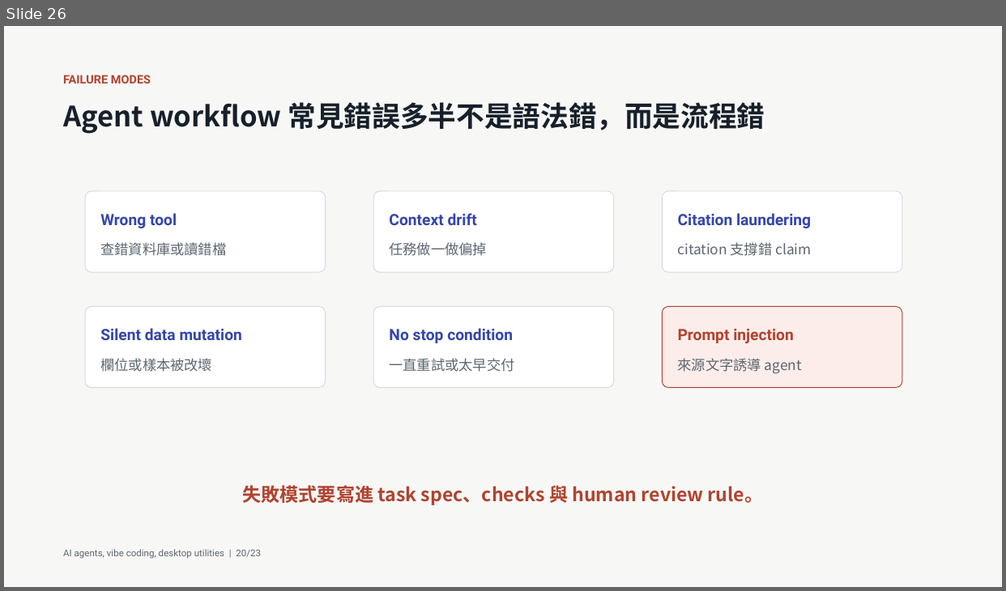
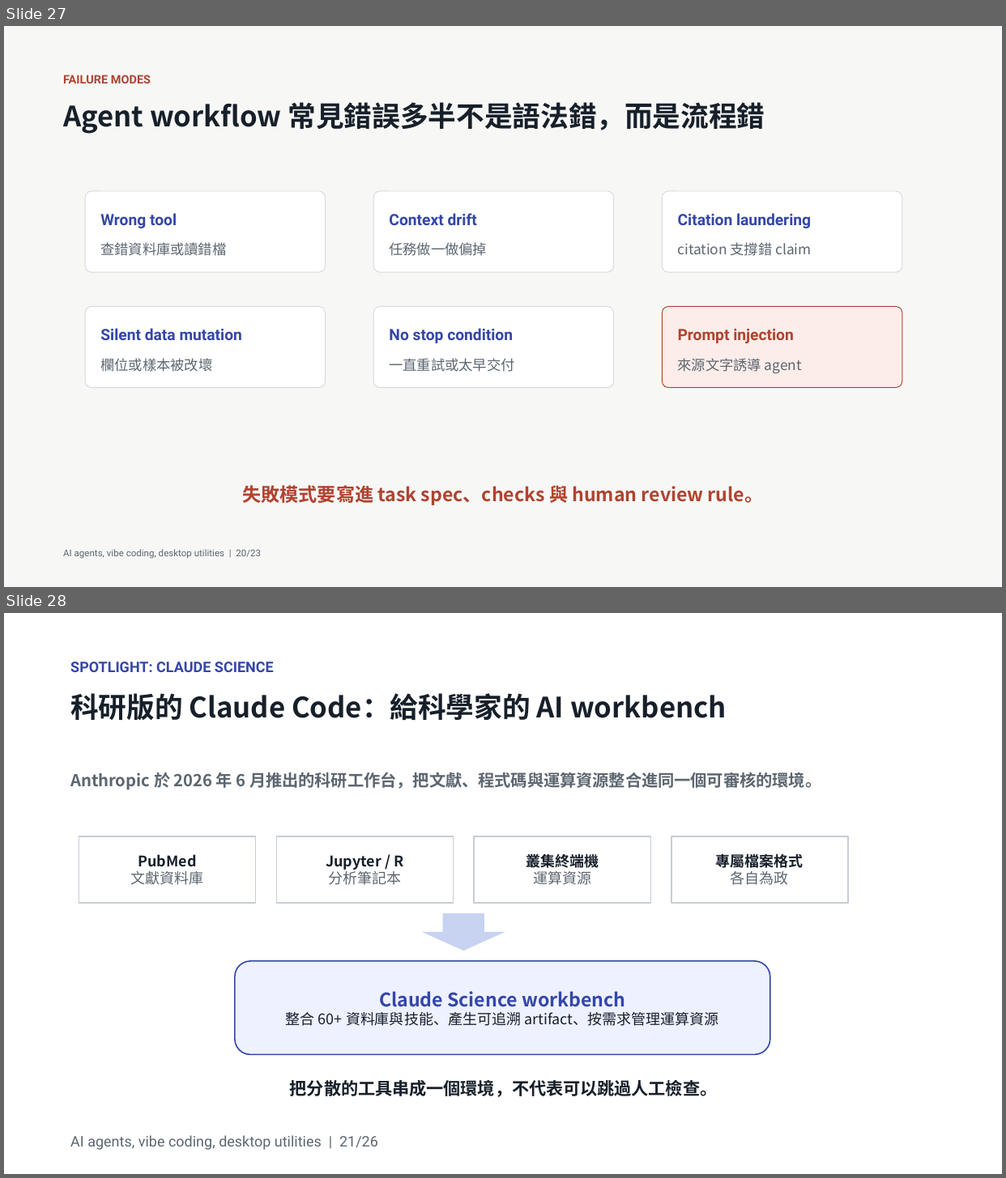
Before and after one commit to godkin1211/LLM_applications_on_BioMedicalData, a slide deck: slides/lesson-02-ai-agents-vibe-coding-desktop-utilities-animated.pptx. Shown one above the other, each under a label of ours: slide 26 before the commit, slides 27 and 28 after it. The pictures are 1006x591 and 1006x1178 pixels, drawn with LibreOffice and Linux fonts; fonts in the diff are those of the drawing. Boxes give left, top, right and bottom in pixels: in the first picture for what was removed or moved away, otherwise in the second. Text is boxed around its words. In the diff, an @@ line names an element or a change of style, - is before the commit and + after.

```diff
--- a/slides/lesson-02-ai-agents-vibe-coding-desktop-utilities-animated.pptx
+++ b/slides/lesson-02-ai-agents-vibe-coding-desktop-utilities-animated.pptx
@@ slide 28 added at box(4, 613, 1002, 1174), background #FFFFFF @@
@@ text added at box(70, 662, 274, 672), 14 pt, text #3446A8, bold @@
+SPOTLIGHT: CLAUDE SCIENCE
@@ text added at box(70, 693, 727, 720), 27 pt, text #17202A, bold @@
+科研版的 Claude Code：給科學家的 AI workbench
@@ text added at box(70, 772, 821, 790), 15.8 pt, text #5C6670, bold @@
+Anthropic 於 2026 年 6 月推出的科研工作台，把文獻、程式碼與運算資源整合進同一個可審核的環境。
@@ rectangle added at box(79, 837, 256, 904), fill #FFFFFF, outline #C7CDD6 1 pt, 14 pt, text #17202A, bold @@
+PubMed
+文獻資料庫
@@ rectangle added at box(276, 837, 454, 904), fill #FFFFFF, outline #C7CDD6 1 pt, 14 pt, text #17202A, bold @@
+Jupyter / R
+分析筆記本
@@ rectangle added at box(474, 837, 651, 904), fill #FFFFFF, outline #C7CDD6 1 pt, 14 pt, text #17202A, bold @@
+叢集終端機
+運算資源
@@ rectangle added at box(671, 837, 849, 904), fill #FFFFFF, outline #C7CDD6 1 pt, 14 pt, text #17202A, bold @@
+專屬檔案格式
+各自為政
@@ down arrow added at box(422, 914, 505, 951), fill #C7D3F0 @@
@@ rounded rectangle added at box(235, 961, 769, 1054), fill #EEF1FF, outline #3446A8 1.25 pt, 14 pt, text #17202A @@
+Claude Science workbench
+整合 60+ 資料庫與技能、產生可追溯 artifact、按需求管理運算資源
@@ text added at box(290, 1080, 717, 1097), 16.5 pt, text #17202A, bold @@
+把分散的工具串成一個環境，不代表可以跳過人工檢查。
@@ text added at box(70, 1135, 378, 1150), 14 pt, text #5C6670 @@
+AI agents, vibe coding, desktop utilities | 21/26
@@ what was slide 26 is now slide 27 @@
```
Also in this commit, not shown: 3 slides changed, 3 other slides added, 4 other files.
